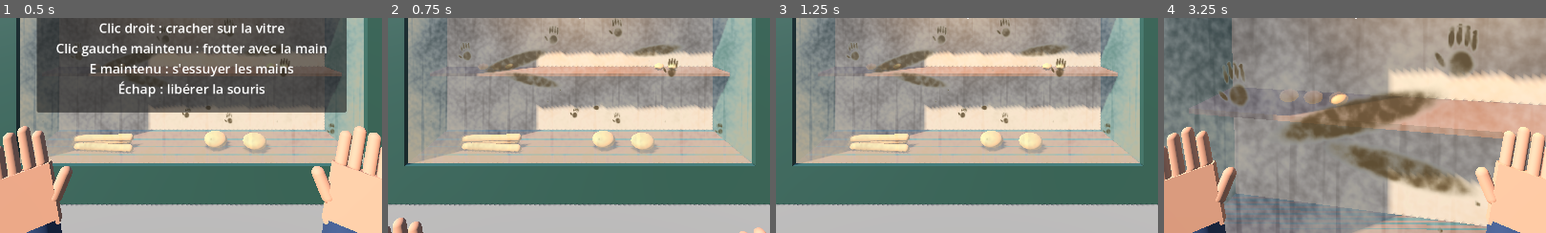
Above: before the commit, frames 1-4 (left to right).
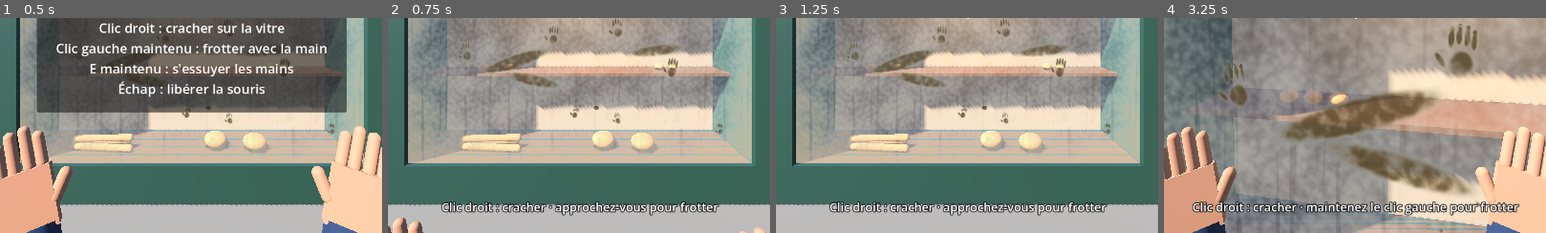
Above: after the commit, the same moments.

Repository: olivier-lapabe/laveur-de-vitres
Game: Godot game, scene res://scenes/main.tscn
Two runs of this game, one before a commit and one after it. Both use one fixed random seed, a clock stepped at 60 frames per second and the inputs below.
Inputs (mouse positions are % of the whole screen's width and height, from its top left):
- Up to frame 1 (0.5 s): no input
- Up to frame 2 (0.75 s): tap Enter at 0.5 s; move the mouse to (72, 45) at 0.52 s; hold D (move_right) from 0.53 s (still down); hold E (wipe_hands) from 0.53 s (still down); click (72, 45) at 0.67 s
- Up to frame 3 (1.25 s): keep holding D (move_right); keep holding E (wipe_hands)
- Up to frame 4 (3.25 s): tap Space at 1.25 s; move the mouse to (45, 50) at 1.27 s; release D (move_right) at 1.28 s; release E (wipe_hands) at 1.28 s; hold W (move_forward) from 1.28 s (still down); tap E (wipe_hands) at 1.35, 2.85 s; move the mouse to (52, 48) at 2.02 s; hold E (wipe_hands) 2.03-2.78 s; tap Enter at 2.75 s; move the mouse to (49, 52) at 2.77 s; click (49, 52) at 2.92 s
The pictures show only the part of the screen within x 25-75%, y 50-100%; the shares and areas given below are measured in that part.

Frame 1 is identical in both runs. In frame 2, 2.4% of the frame differs, in the area x 13-87%, y 85-92%; in frame 3, 2.4%; in frame 4, 3.0%, in the area x 7-93%, y 85-92%.

Commit message:
Give the player its glass from code; the scene export was not applied (LAV-4)
Co-Authored-By: Claude Opus 5.5 <noreply@anthropic.com>
Claude-Session: https://claude.ai/code/session_01Sd22mVGkXnCtooSqEAJWZd

Diff:
--- a/scenes/main.tscn
+++ b/scenes/main.tscn
@@ -98,7 +98,6 @@
 
 [node name="Player" parent="." instance=ExtResource("4_player")]
 position = Vector3(0, 0.15, 3.4)
-glass = NodePath("../Storefront/Glass")
 
 [node name="HUD" type="CanvasLayer" parent="."]
 
--- a/scripts/main.gd
+++ b/scripts/main.gd
@@ -10,9 +10,13 @@
 @onready var _crosshair: Control = $HUD/Crosshair
 @onready var _hint: Label = $HUD/Hint
 @onready var _player: WindowWasher = $Player
+@onready var _glass: DirtyGlass = $Storefront/Glass
 
 
 func _ready() -> void:
+	_player.glass = _glass
+	if _player.glass == null:
+		push_error("The player has no glass to wash")
 	var version := str(ProjectSettings.get_setting("application/config/version", "?"))
 	_info.text = "Laveur de vitres — prototype du geste\nVersion %s (%s) · Godot %s" % [
 		version,
